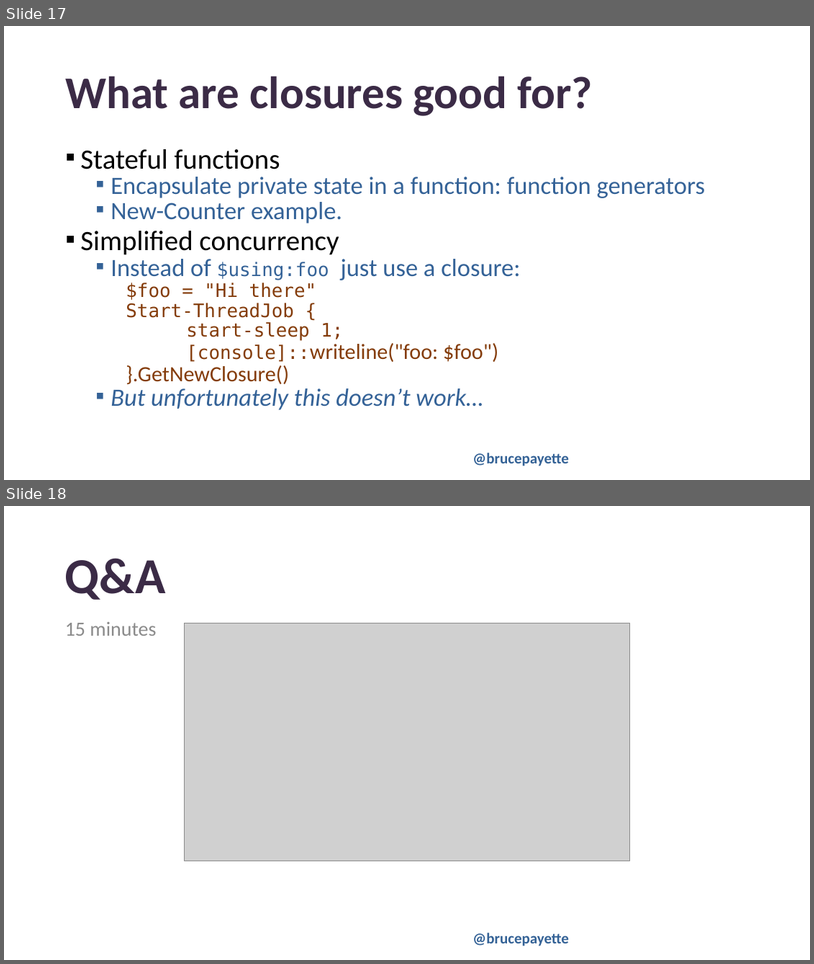
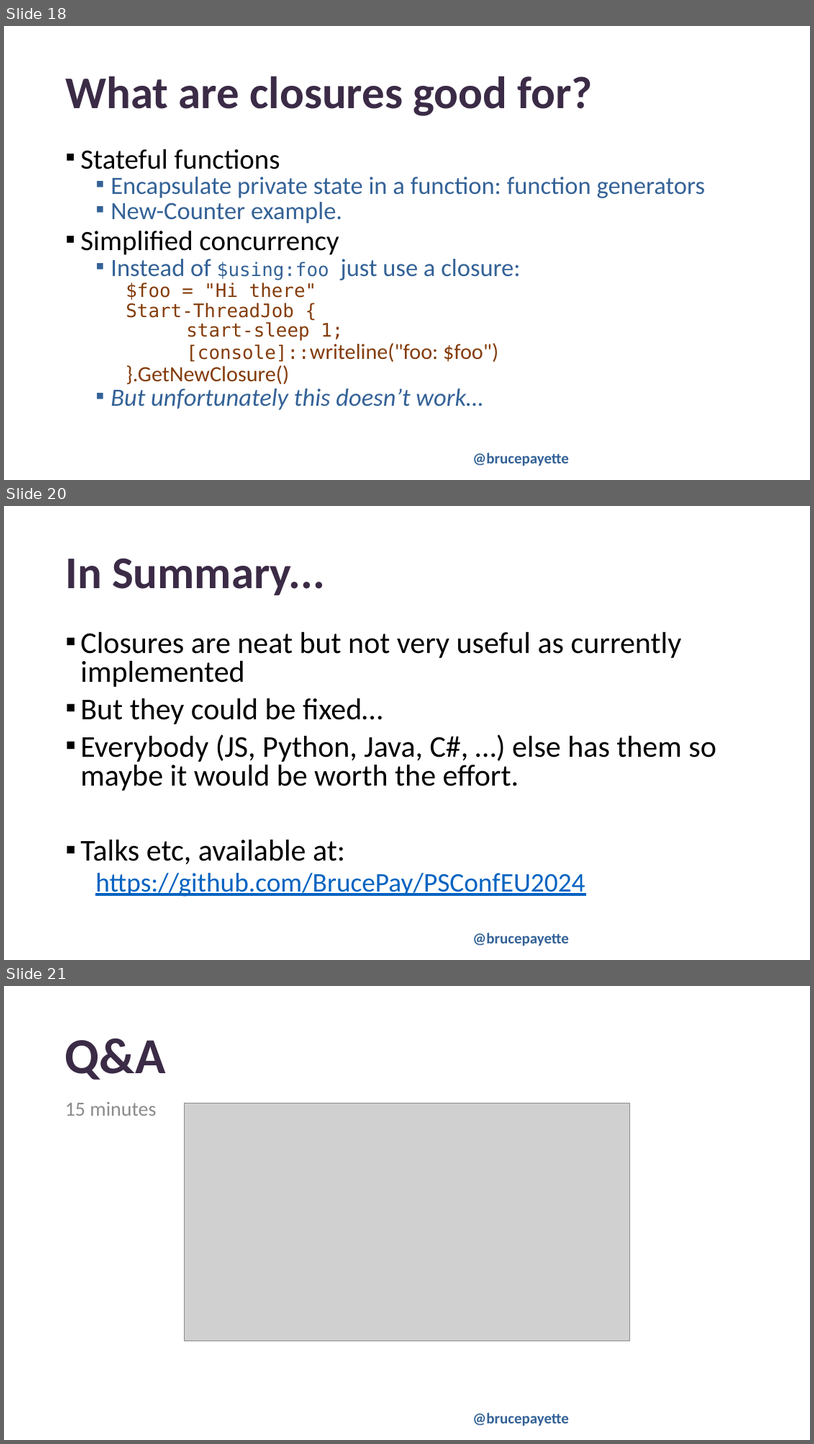
Before and after one commit to BrucePay/PSConfEU2024, a slide deck: payette_2024_closures.pptx. Shown one above the other, each under a label of ours: slides 17 and 18 before the commit, slides 18, 20 and 21 after it; the slides between them are not shown. The pictures are 814x964 and 814x1444 pixels, drawn with LibreOffice and Linux fonts; fonts in the diff are those of the drawing; grey boxes stand for pictures; background and template pictures are left out. Boxes give left, top, right and bottom in pixels: in the first picture for what was removed or moved away, otherwise in the second. Text is boxed around its words. In the diff, an @@ line names an element or a change of style, - is before the commit and + after.

```diff
--- a/payette_2024_closures.pptx
+++ b/payette_2024_closures.pptx
@@ slide 20 added at (4,506,810,960), background picture (left out); not listed: 1 template element that a slide beside it also shows @@
@@ title added at (65,558,325,595), 54 pt, text #3B2B46, bold @@
+In Summary...
@@ text added at (80,632,717,896), 36 pt, text #000000 @@
+▪ Closures are neat but not very useful as currently implemented
+▪ But they could be fixed…
+▪ Everybody (JS, Python, Java, C#, …) else has them so maybe it would be worth the effort.
+▪ Talks etc, available at:
+  https://github.com/BrucePay/PSConfEU2024
@@ what was slide 17 is now slide 18 @@
@@ what was slide 18 is now slide 21 @@
```
Also in this commit, not shown: 3 slides changed, 2 other slides added, 1 other file.
